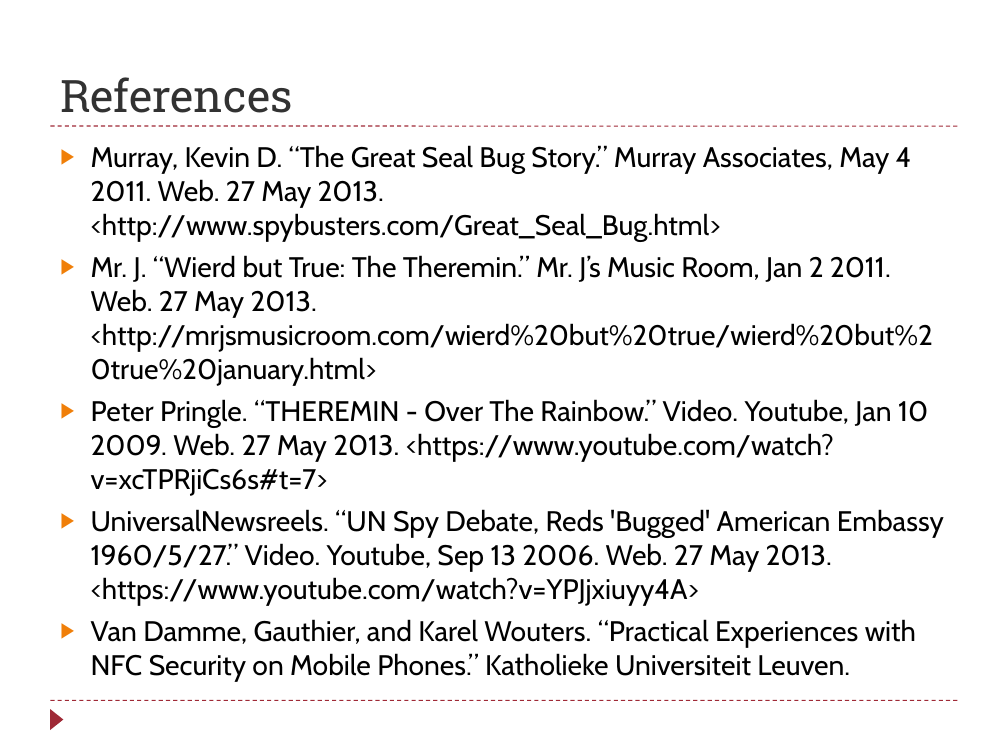
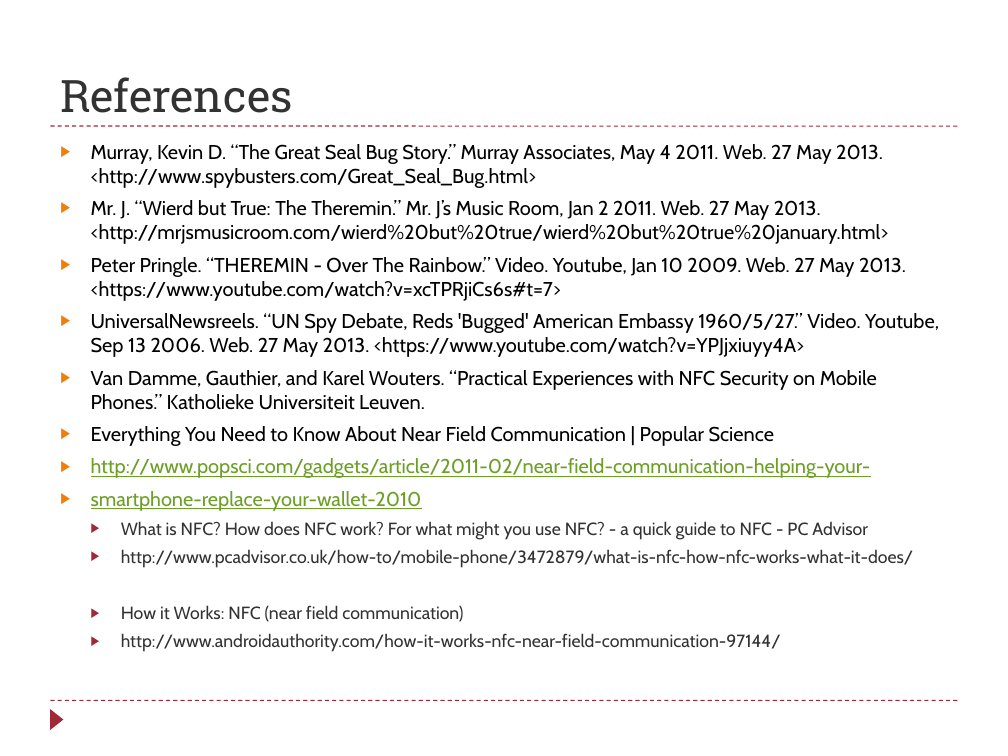
Before and after one commit to raikesd/NFCProject, a slide deck: slide 12 of NFC_brandi.pptx (slide 11 before the commit). Drawn at 1008x756 pixels with LibreOffice and Linux fonts; fonts in the diff are those of the drawing. Boxes give left, top, right and bottom in pixels: in the first picture for what was removed or moved away, otherwise in the second. Text is boxed around its words. In the diff, an @@ line names an element or a change of style, - is before the commit and + after.

```diff
--- a/NFC_brandi.pptx
+++ b/NFC_brandi.pptx
@@ text at [91, 144, 939, 410]: size 20.1 to 14.3 pt in "Murray, Kevin D. “The Great Seal Bug ...", "Mr. J. “Wierd but True: The Theremin.” ...", "Peter Pringle. “THEREMIN - Over The Rainbow.” ...", "UniversalNewsreels. “UN Spy Debate, Reds 'Bugged' American ..." and 1 more places @@
@@ text at [91, 426, 914, 652]: paragraphs added @@
+▶ Everything You Need to Know About Near Field Communication | Popular Science
+▶ http://www.popsci.com/gadgets/article/2011-02/near-field-communication-helping-your-
+▶ smartphone-replace-your-wallet-2010
+  ▶ What is NFC? How does NFC work? For what might you use NFC? - a quick guide to NFC - PC Advisor
+  ▶ http://www.pcadvisor.co.uk/how-to/mobile-phone/3472879/what-is-nfc-how-nfc-works-what-it-does/
+  ▶ How it Works: NFC (near field communication)
+  ▶ http://www.androidauthority.com/how-it-works-nfc-near-field-communication-97144/
```
Also in this commit, not shown: 1 other slide changed, 2 slides added, 1 slide removed, 2 other files.
